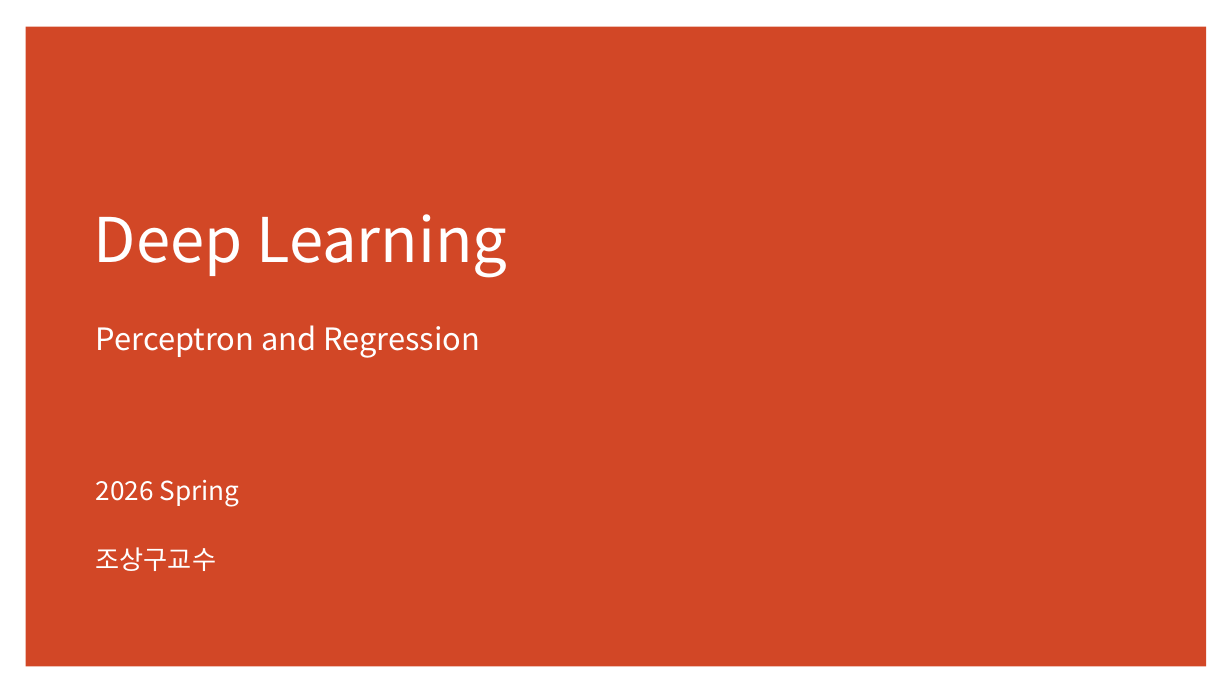
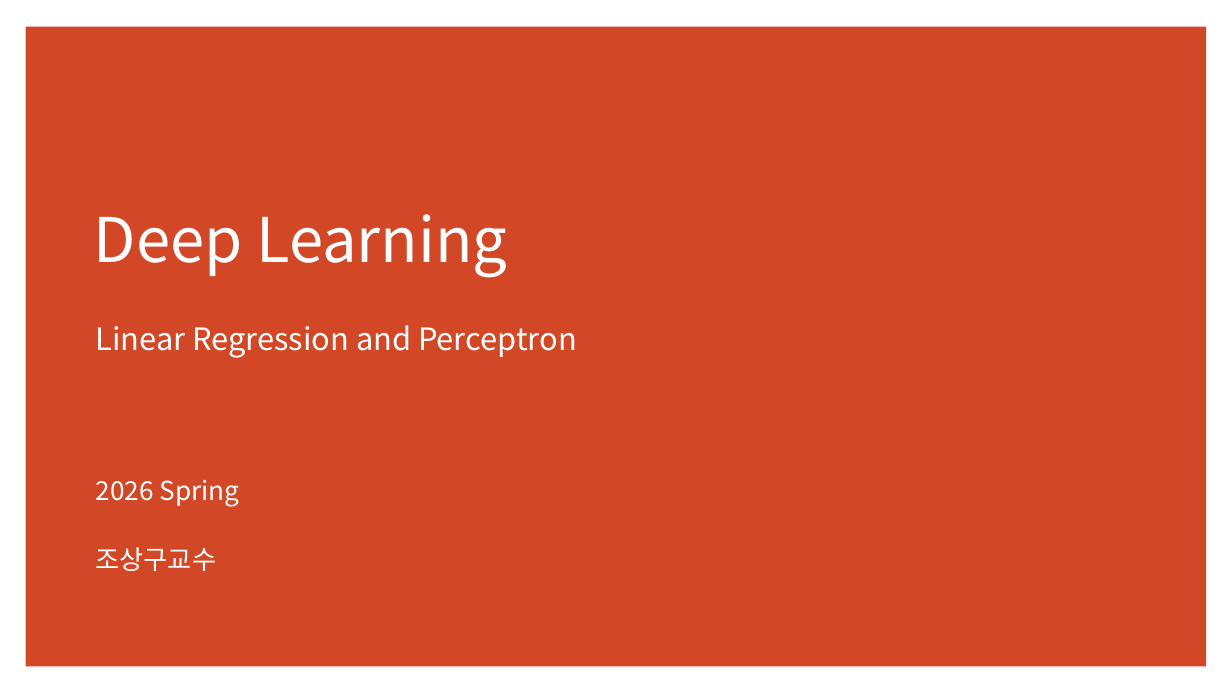
Before and after one commit to ancestor9/mathematics-for-machine-learning, a slide deck: slide 1 of Linear_Algebra/w4_Perceptron_Regression.pptx. Drawn at 1232x693 pixels with LibreOffice and Linux fonts; fonts in the diff are those of the drawing. Boxes give left, top, right and bottom in pixels: in the first picture for what was removed or moved away, otherwise in the second. Text is boxed around its words. In the diff, an @@ line names an element or a change of style, - is before the commit and + after.

```diff
--- a/Linear_Algebra/w4_Perceptron_Regression.pptx
+++ b/Linear_Algebra/w4_Perceptron_Regression.pptx
@@ subtitle at [96, 325, 577, 358]: text changed @@
-Perceptron and Regression
+Linear Regression and Perceptron
```
Also in this commit, not shown: 4 other slides changed, 11 slides added, 3 slides removed.
